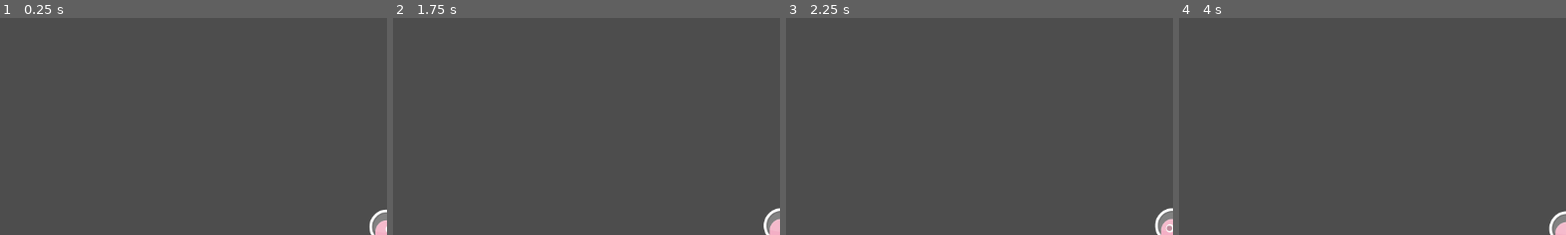
Above: before the commit, frames 1-4 (left to right).
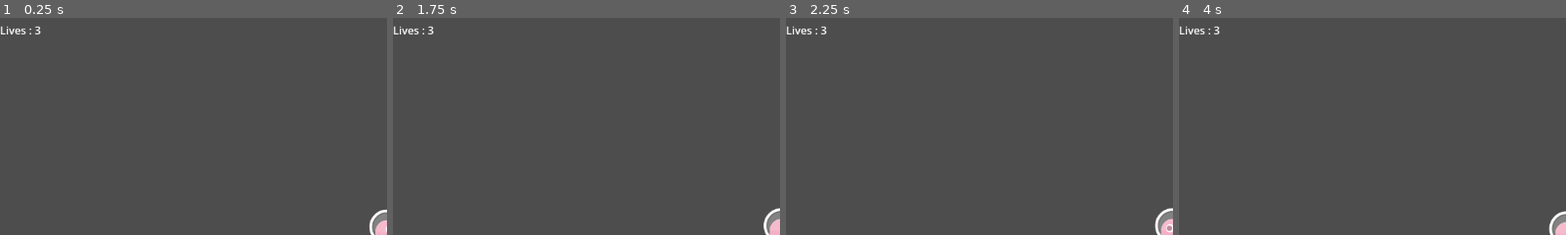
Above: after the commit, the same moments.

Repository: naylafn/tutorial6-gamedev
Game: Godot game, scene res://scenes/Level 2.tscn
The game is run twice, just before and just after one commit, with the same random seed, the same clock (stepped at 60 frames per second) and the same inputs. This scene is started directly instead of the project's main scene.
Inputs:
- Up to frame 1 (0.25 s): no input
- Up to frame 2 (1.75 s): hold Right (right) from 0.53 s (still down); tap Space (jump) at 0.77, 1.52 s
- Up to frame 3 (2.25 s): release Right (right) at 2.03 s; hold Left (left) from 2.03 s (still down)
- Up to frame 4 (4 s): release Left (left) at 2.78 s; hold Right (right) from 2.78 s (still down); tap Space (jump) at 3.02, 3.77 s
The pictures show only the part of the screen within x 0-50%, y 0-50%; the shares and areas given below are measured in that part.

The runs differ from the first frame. In frame 1, 0.2% of the frame differs, in the area x 0-11%, y 3-8%; in frame 2, 0.2%; in frame 3, 0.2%; in frame 4, 0.2%.

Commit message:
fix: reset global lives variable after game over

Diff:
--- a/scenes/Level 2.tscn
+++ b/scenes/Level 2.tscn
@@ -5,6 +5,7 @@
 [ext_resource type="PackedScene" uid="uid://bls6pqt8flug3" path="res://scenes/tile_map.tscn" id="3_ucxpt"]
 [ext_resource type="PackedScene" uid="uid://bul5fybv2rytg" path="res://scenes/Area Trigger.tscn" id="4_l54f5"]
 [ext_resource type="PackedScene" uid="uid://dbgfwow1ctu7r" path="res://scenes/Pause.tscn" id="5_c0aay"]
+[ext_resource type="PackedScene" uid="uid://jty4s5hfo4dq" path="res://scenes/LifeCounter.tscn" id="6_ukund"]
 
 [node name="Level 2" type="Node2D" unique_id=1804132769]
 
@@ -28,3 +29,7 @@
 sceneName = "Level 2"
 
 [node name="Pause" parent="." unique_id=457456954 instance=ExtResource("5_c0aay")]
+
+[node name="CanvasLayer" type="CanvasLayer" parent="Pause" unique_id=1441679685]
+
+[node name="LifeCounter" parent="Pause/CanvasLayer" unique_id=1022935882 instance=ExtResource("6_ukund")]
--- a/scenes/LinkButton.gd
+++ b/scenes/LinkButton.gd
@@ -7,19 +7,21 @@
 	get_tree().change_scene_to_file(str("res://scenes/" + scene_to_load + ".tscn"))
 
 func _on_Try_Again_pressed():
+	Global.lives += 3
 	get_tree().change_scene_to_file(str("res://scenes/" + scene_to_load + ".tscn"))
 
 func _on_Main_Menu_pressed():
+	Global.lives += 3
 	get_tree().change_scene_to_file(str("res://scenes/" + "MainMenu" + ".tscn"))
 
 func _on_Stage_pressed():
 	get_tree().change_scene_to_file(str("res://scenes/Stage.tscn"))
 
 func _on_Level_1_pressed():
-	get_tree().change_scene_to_file(str("res://scenes/" + scene_to_load + ".tscn"))
+	get_tree().change_scene_to_file(str("res://scenes/" + "Level 1" + ".tscn"))
 
 func _on_Level_2_pressed():
-	get_tree().change_scene_to_file(str("res://scenes/" + scene_to_load + ".tscn"))
+	get_tree().change_scene_to_file(str("res://scenes/" + "Level 2" + ".tscn"))
 
 func _on_Exit_pressed():
 	get_tree().paused = false
